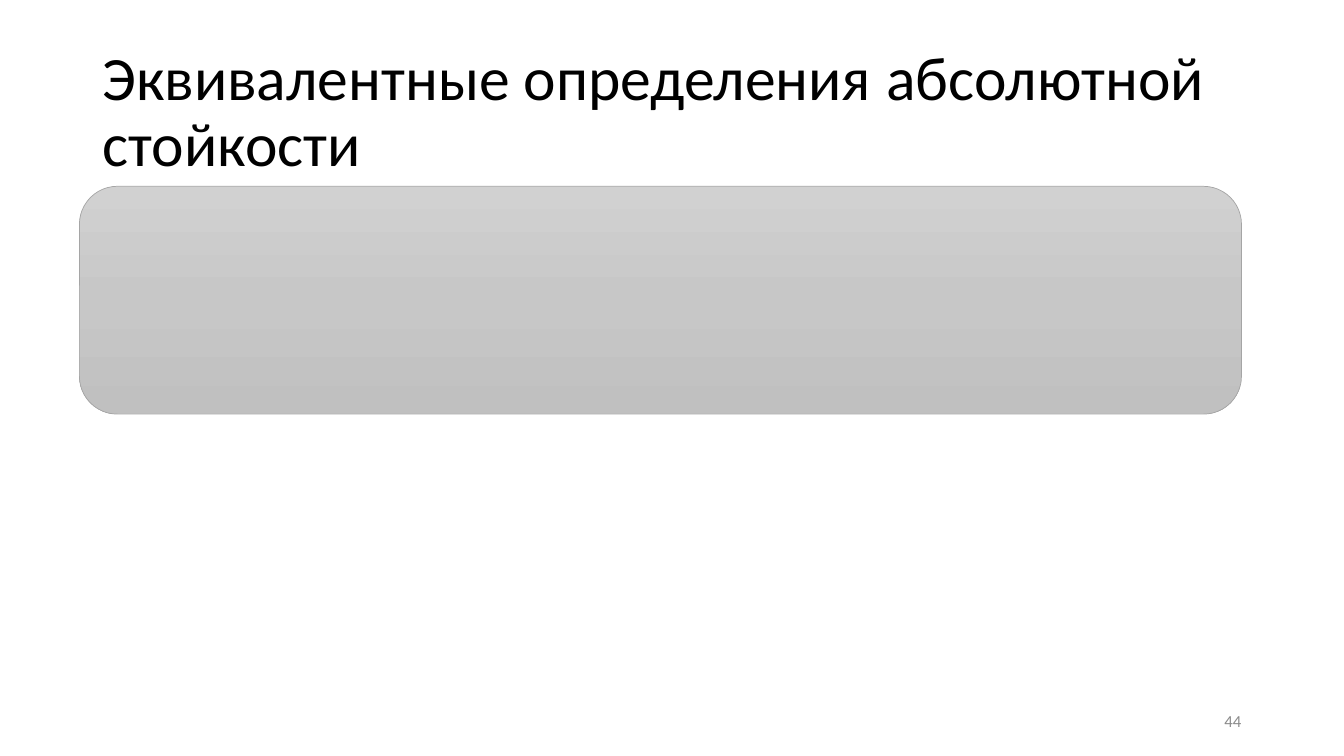
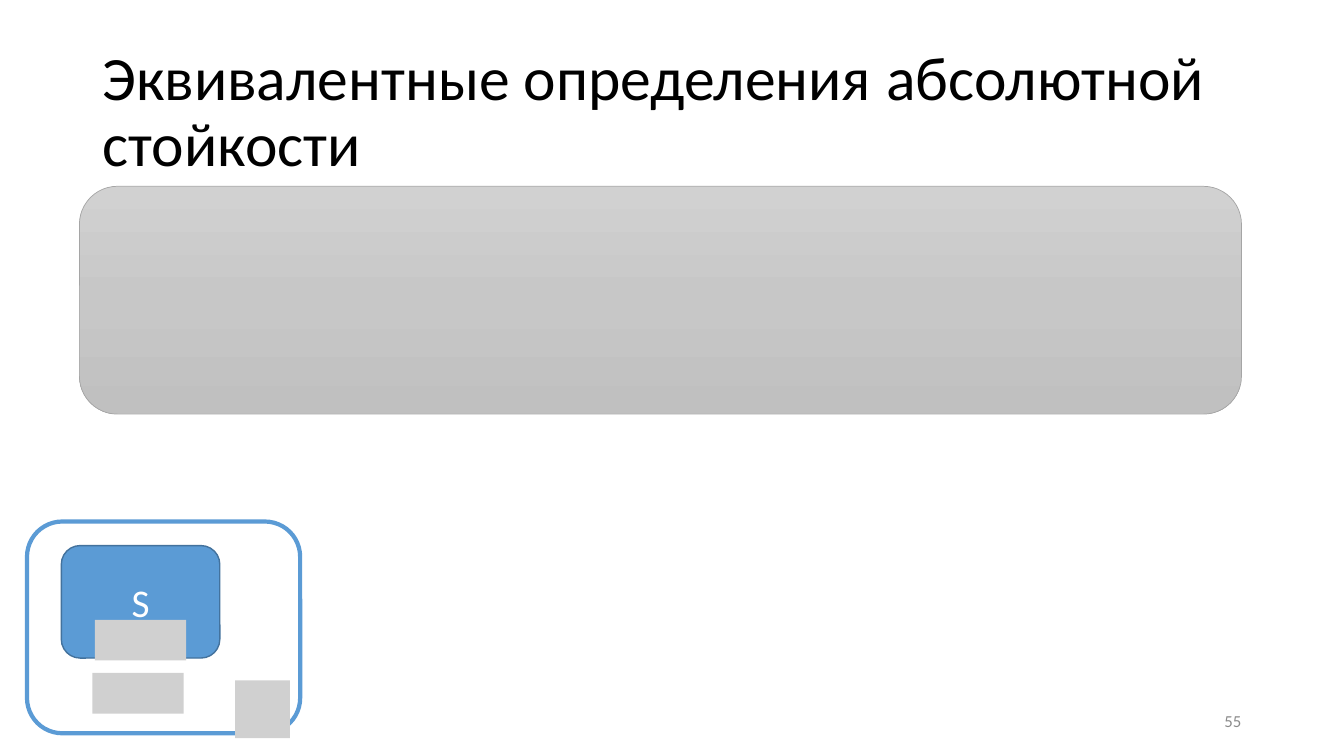
Before and after one commit to CryptoCourse/CryptoLectures, a slide deck: slide 55 of Lectures/Lecture1.pptx (slide 44 before the commit). Drawn at 1344x756 pixels with LibreOffice and Linux fonts; fonts in the diff are those of the drawing; grey boxes stand for pictures. Boxes give left, top, right and bottom in pixels: in the first picture for what was removed or moved away, otherwise in the second. Text is boxed around its words. In the diff, an @@ line names an element or a change of style, - is before the commit and + after.

```diff
--- a/Lectures/Lecture1.pptx
+++ b/Lectures/Lecture1.pptx
@@ rounded rectangle added at <box>27,521,300,733</box>, fill #FFFFFF, outline #5B9BD5 3 pt @@
@@ rounded rectangle added at <box>62,545,220,658</box>, fill #5B9BD5, outline #43739E 1 pt, 28 pt, text #FFFFFF @@
+S
@@ picture added at <box>95,620,187,660</box> @@
@@ picture added at <box>93,674,185,714</box> @@
@@ picture added at <box>235,681,289,738</box> @@
@@ page number at <box>1224,716,1241,727</box>: text changed @@
-44
+55
```
Also in this commit, not shown: 9 other slides changed, 13 slides added, 1 slide removed, 1 other file.
